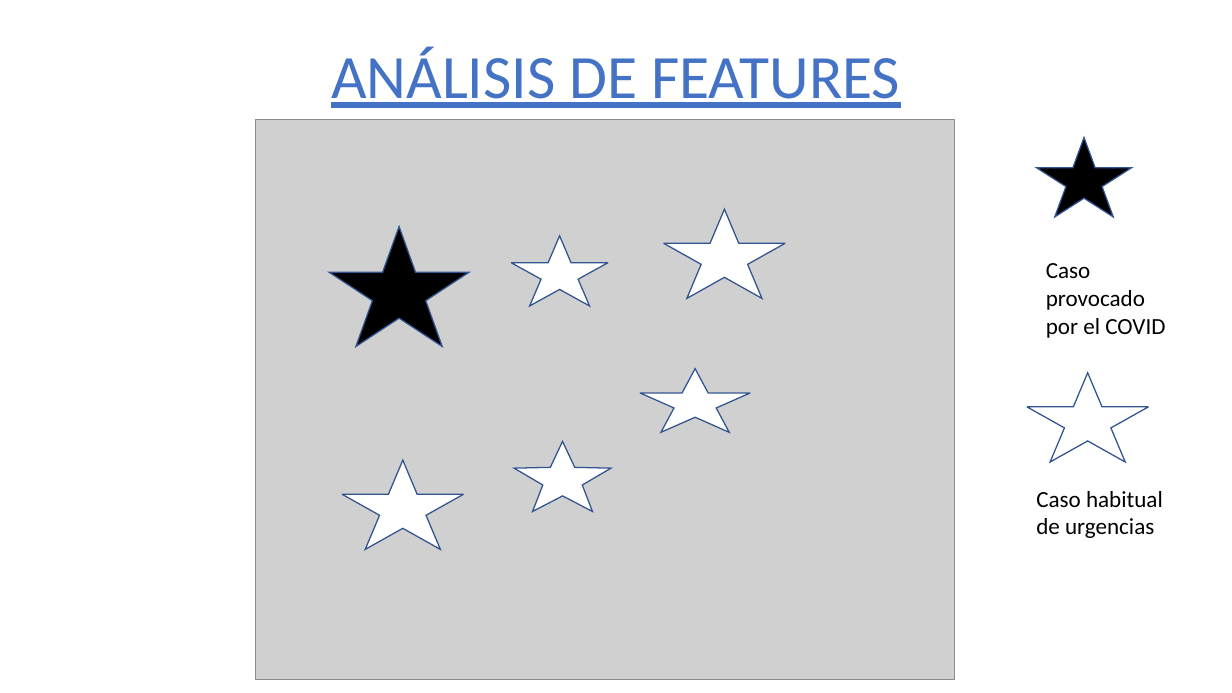
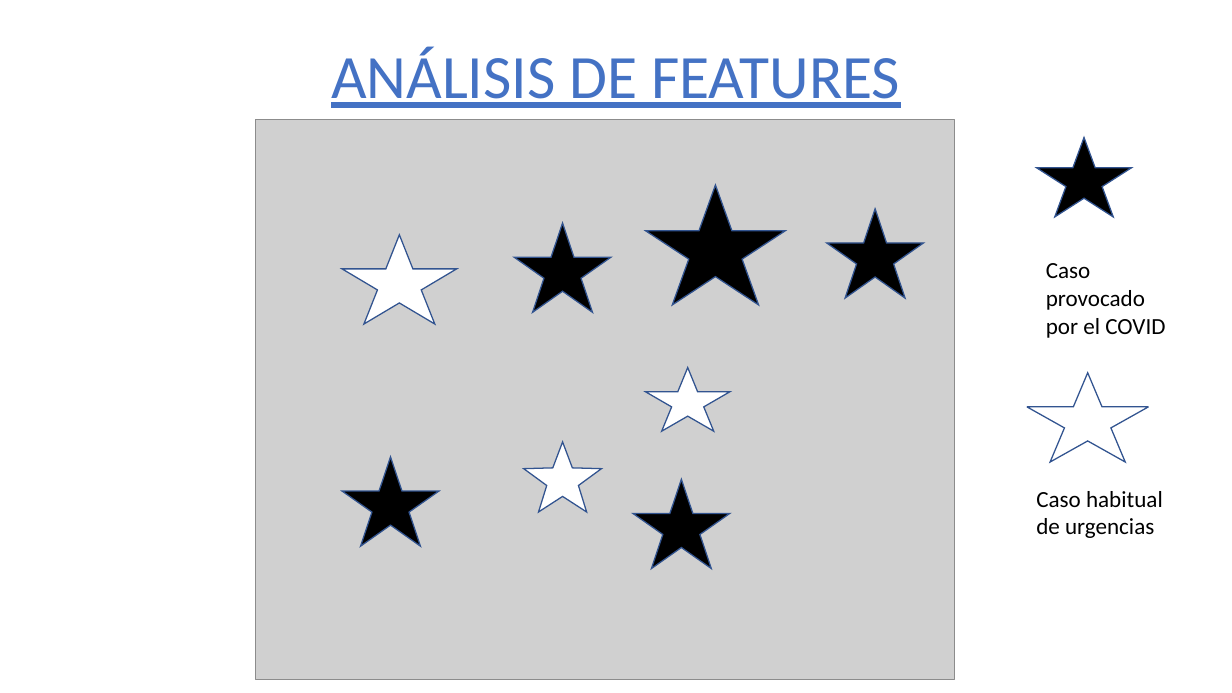
Before and after one commit to 75Engel/Estimacion_tipologia_usuarios_Servicios_Sociales_Ayto_Madrid, a slide deck: slide 7 of Presentacion_projecto.pptx. Drawn at 1232x693 pixels with LibreOffice and Linux fonts; fonts in the diff are those of the drawing; grey boxes stand for pictures; background and template pictures are left out. Boxes give left, top, right and bottom in pixels: in the first picture for what was removed or moved away, otherwise in the second. Text is boxed around its words. In the diff, an @@ line names an element or a change of style, - is before the commit and + after.

```diff
--- a/Presentacion_projecto.pptx
+++ b/Presentacion_projecto.pptx
@@ star moved from (x1=329, y1=226, x2=469, y2=347) to (x1=646, y1=185, x2=786, y2=305) @@
@@ star at (x1=827, y1=209, x2=924, y2=299): fill #FFFFFF to #000000 @@
@@ star resized from (x1=664, y1=209, x2=786, y2=299) to (x1=827, y1=209, x2=924, y2=299) @@
@@ star resized from (x1=511, y1=236, x2=608, y2=306) to (x1=342, y1=235, x2=457, y2=324) @@
@@ star added at (x1=514, y1=223, x2=611, y2=312), fill #000000, outline #325491 1 pt @@
@@ star resized from (x1=640, y1=369, x2=751, y2=433) to (x1=646, y1=368, x2=730, y2=432) @@
@@ star resized from (x1=514, y1=442, x2=611, y2=512) to (x1=524, y1=442, x2=602, y2=512) @@
@@ star resized from (x1=342, y1=460, x2=464, y2=550) to (x1=342, y1=457, x2=439, y2=547) @@
@@ star at (x1=342, y1=457, x2=439, y2=547): fill #FFFFFF to #000000 @@
@@ star added at (x1=633, y1=480, x2=730, y2=569), fill #000000, outline #325491 1 pt @@
```
Also in this commit, not shown: 2 other slides changed.
